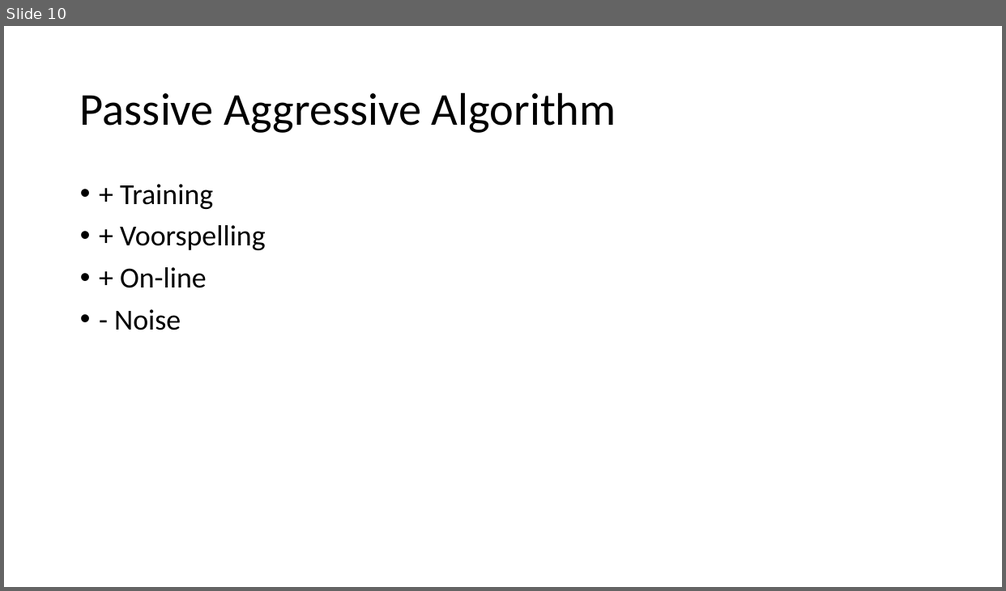
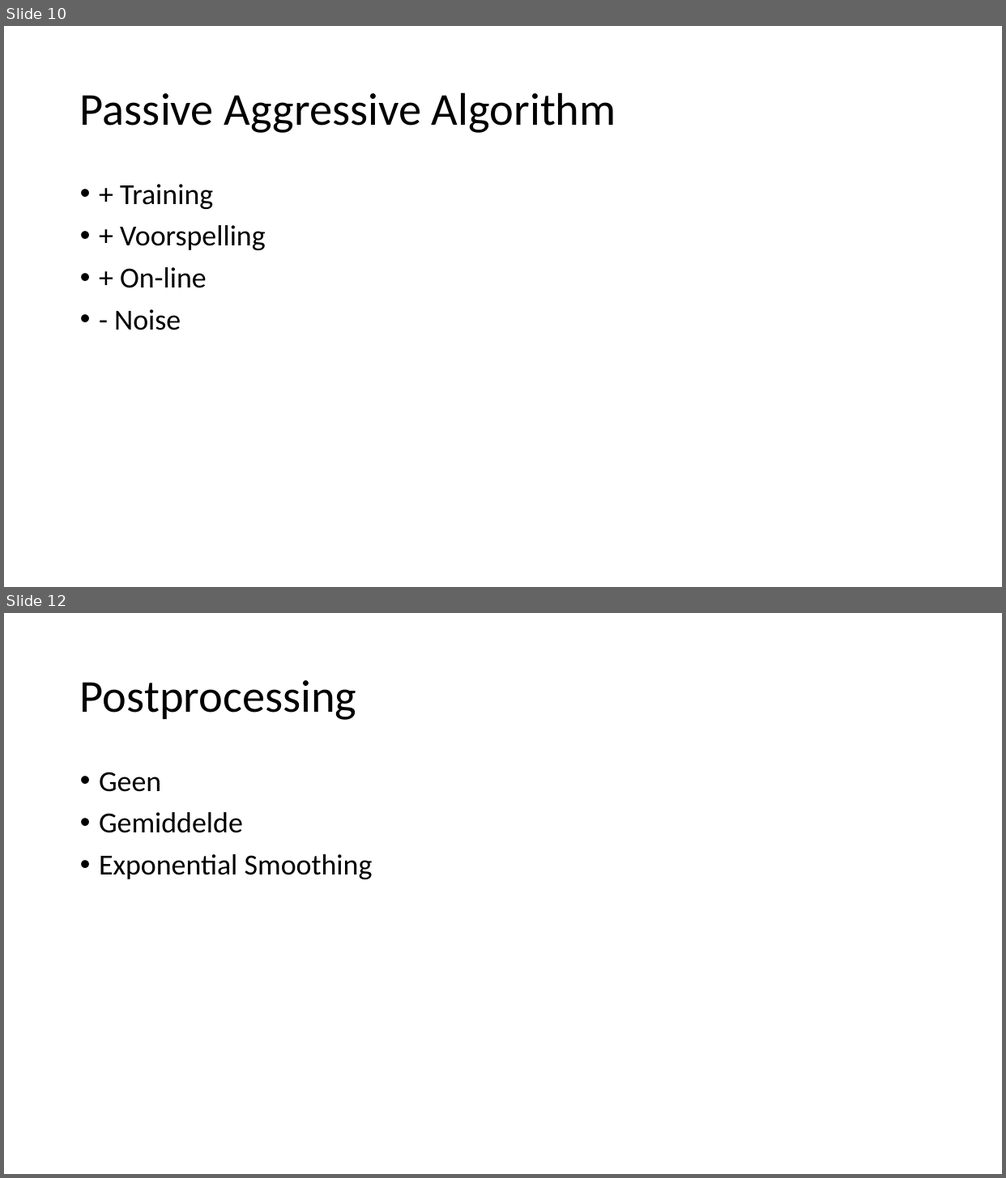
Before and after one commit to TooCools/Masterproef, a slide deck: Real-Time Cadansaanpassing in een Automatische Fietstransmissie.pptx. Shown one above the other, each under a label of ours: slide 10 before the commit, slides 10 and 12 after it; the slides between them are not shown. The pictures are 1006x591 and 1006x1178 pixels, drawn with LibreOffice and Linux fonts; fonts in the diff are those of the drawing. Boxes give left, top, right and bottom in pixels: in the first picture for what was removed or moved away, otherwise in the second. Text is boxed around its words. In the diff, an @@ line names an element or a change of style, - is before the commit and + after.

Commit message:
postprocessing

```diff
--- a/Real-Time Cadansaanpassing in een Automatische Fietstransmissie.pptx
+++ b/Real-Time Cadansaanpassing in een Automatische Fietstransmissie.pptx
@@ slide 12 added at (x1=4, y1=613, x2=1002, y2=1174), background #FFFFFF @@
@@ title added at (x1=80, y1=680, x2=357, y2=720), 44 pt, text #000000 @@
+Postprocessing
@@ text added at (x1=99, y1=772, x2=373, y2=879), 28 pt, text #000000 @@
+• Geen
+• Gemiddelde
+• Exponential Smoothing
```
Also in this commit, not shown: 3 other slides added, 2 slides removed, 6 other files.
